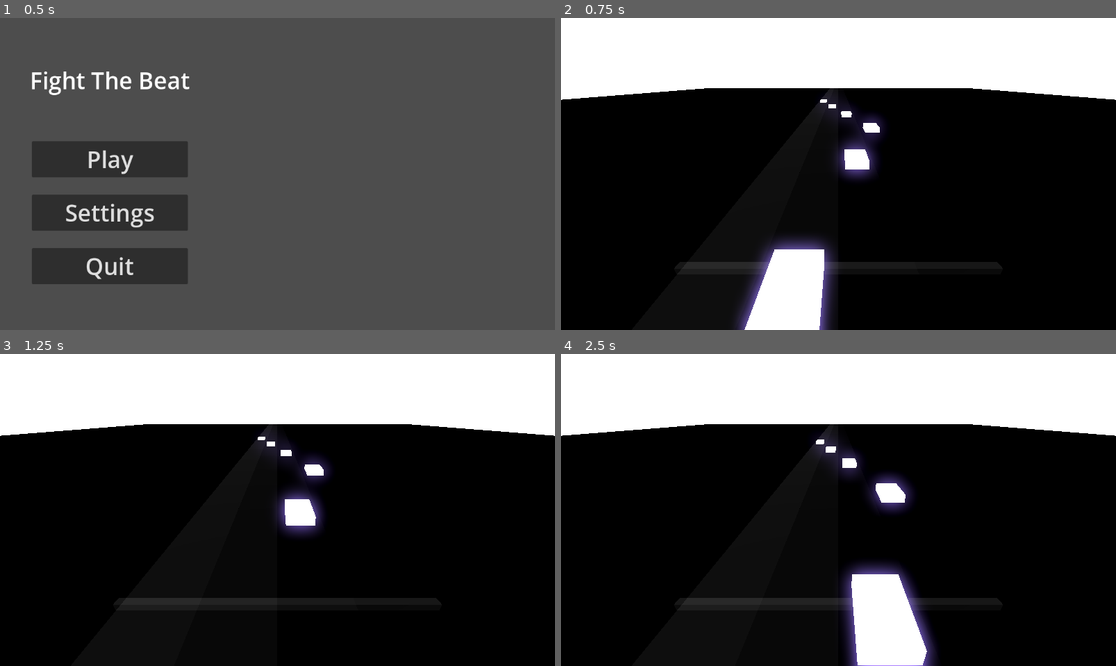
Above: before the commit, frames 1-4 (two rows, left to right).
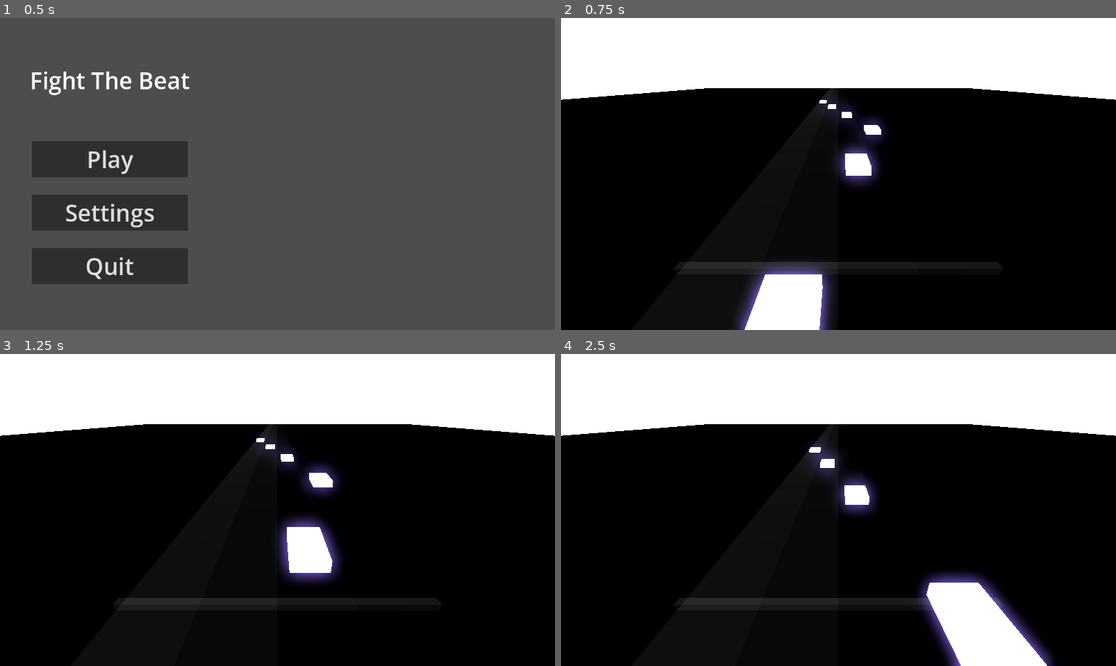
Above: after the commit, the same moments.

Repository: RafaeloxMC/fight-the-beat
Game: Godot game, scene res://scenes/ui/main_menu.tscn
The game is run twice, just before and just after one commit, with the same random seed, the same clock (stepped at 60 frames per second) and the same inputs. The project has no main scene, so this scene is started directly.
Inputs:
- Up to frame 1 (0.5 s): no input
- Up to frame 2 (0.75 s): click "Play" at 0.5 s
- Up to frame 3 (1.25 s): no input
- Up to frame 4 (2.5 s): tap Enter at 1.25 s; hold R (RIGHT_LANE) 1.28-2.03 s; tap W (ML_LANE) at 1.35 s; hold Down from 2.03 s (still down); tap E (MR_LANE) at 2.1 s

Frame 1 is identical in both runs. In frame 2, 2.0% of the frame differs, in the area x 35-58%, y 26-88%; in frame 3, 3.5%; in frame 4, 12%, in the area x 44-89%, y 26-100%.

Commit message:
Add multiplier to bpm based movement

Diff:
--- a/scripts/bpm_based_movement.gd
+++ b/scripts/bpm_based_movement.gd
@@ -9,6 +9,8 @@
 var tiles: Array[Node3D] = []
 var speed: float
 
+var speed_multiplier = 2
+
 func _ready() -> void:
 	var notes = get_tree().get_nodes_in_group("TILE")
 	for note in notes:
@@ -16,7 +18,7 @@
 			tiles.append(note)
 	print("Found " + str(tiles.size()) + " notes!")
 
-	speed = bpm / 60.0
+	speed = bpm / 60.0 * speed_multiplier
 
 func _process(delta: float) -> void:
 	for tile in tiles:
